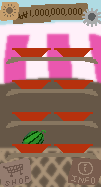
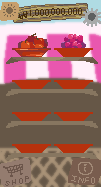
Layer changes from the first 101 x 187 image to the second:
renamed "moneyinfo" to "moenyinfo", painted on it over [13, 3, 88, 24]
moved "4" above "3" over [6, 33, 98, 64]
added group "dish" with 3 layers in group "4" over [6, 43, 78, 64]
moved "레이어 3" (1st of 4, in "dishgp" › "4" › "dish") into group "dish", painted on it over [12, 48, 51, 63]
added layer "레이어 5" in group "dish" over [6, 43, 78, 64]
moved "레이어 2" (1st of 4, in "dishgp" › "4" › "dish") into group "dish", painted on it over [6, 48, 98, 64]
added layer "shelf" in group "4" over [6, 57, 98, 64]
moved "fruit" into group "4" over [18, 33, 90, 144]
showed "grape", painted on it over [61, 34, 86, 62]
showed "apple", painted on it over [18, 33, 48, 144]
hid "watermelon", painted on it over [22, 33, 46, 144]
